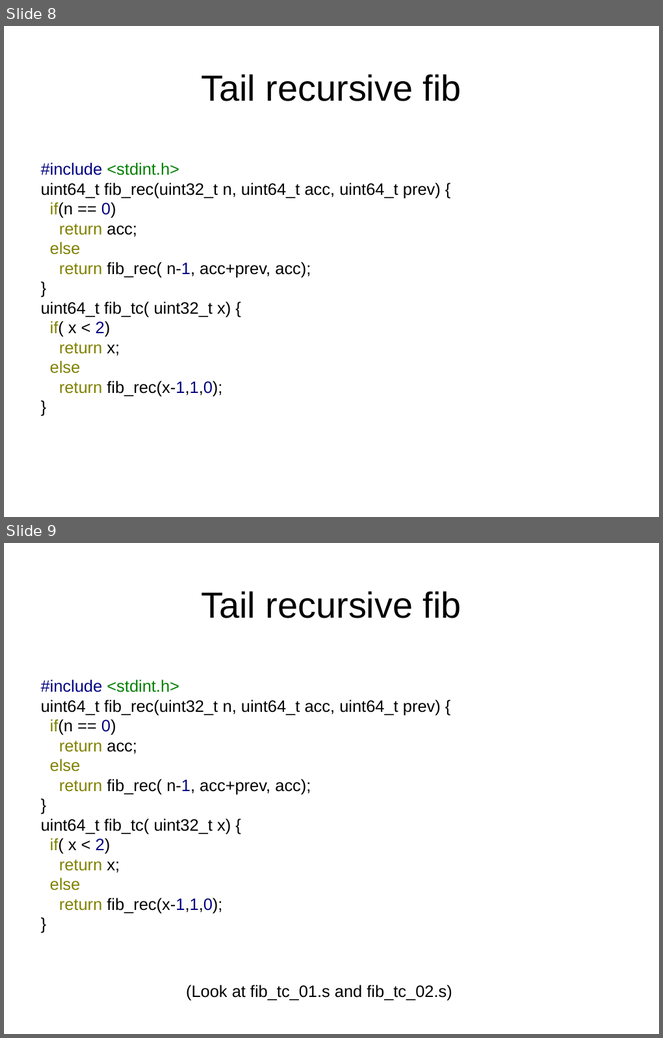
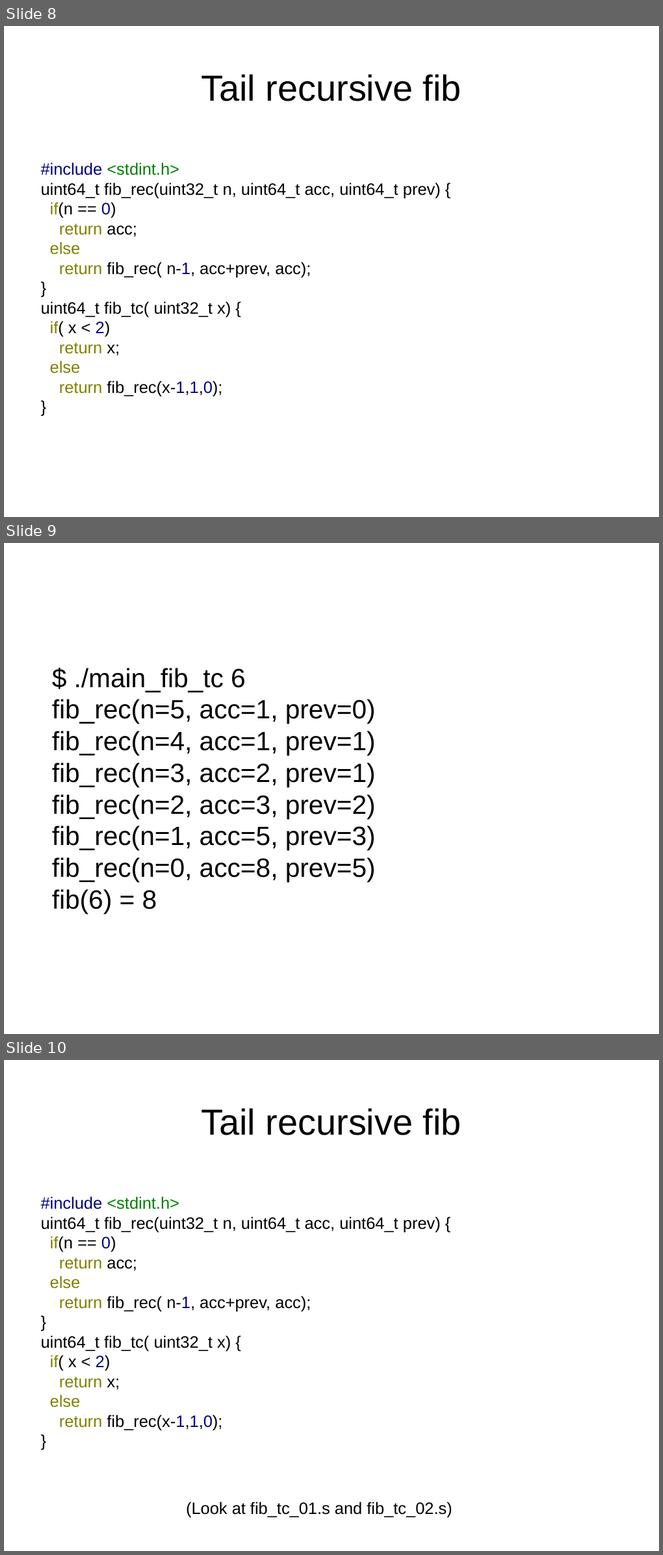
Before and after one commit to philtomson/TCO_in_gcc_talk, a slide deck: TCO_in_gcc.odp. Shown one above the other, each under a label of ours: slides 8 and 9 before the commit, slides 8, 9 and 10 after it. The pictures are 663x1038 and 663x1555 pixels, drawn with LibreOffice and Linux fonts; fonts in the diff are those of the drawing. Boxes give left, top, right and bottom in pixels: in the first picture for what was removed or moved away, otherwise in the second. Text is boxed around its words. In the diff, an @@ line names an element or a change of style, - is before the commit and + after.

Commit message:
added even more slides

```diff
--- a/TCO_in_gcc.odp
+++ b/TCO_in_gcc.odp
@@ slide 9 added at bbox=[4, 543, 659, 1034], background #FFFFFF @@
@@ text added at bbox=[52, 668, 376, 914], 32 pt, text #000000 @@
+$ ./main_fib_tc 6
+fib_rec(n=5, acc=1, prev=0)
+fib_rec(n=4, acc=1, prev=1)
+fib_rec(n=3, acc=2, prev=1)
+fib_rec(n=2, acc=3, prev=2)
+fib_rec(n=1, acc=5, prev=3)
+fib_rec(n=0, acc=8, prev=5)
+fib(6) = 8
@@ what was slide 9 is now slide 10 @@
```
Also in this commit, not shown: 2 other files.
